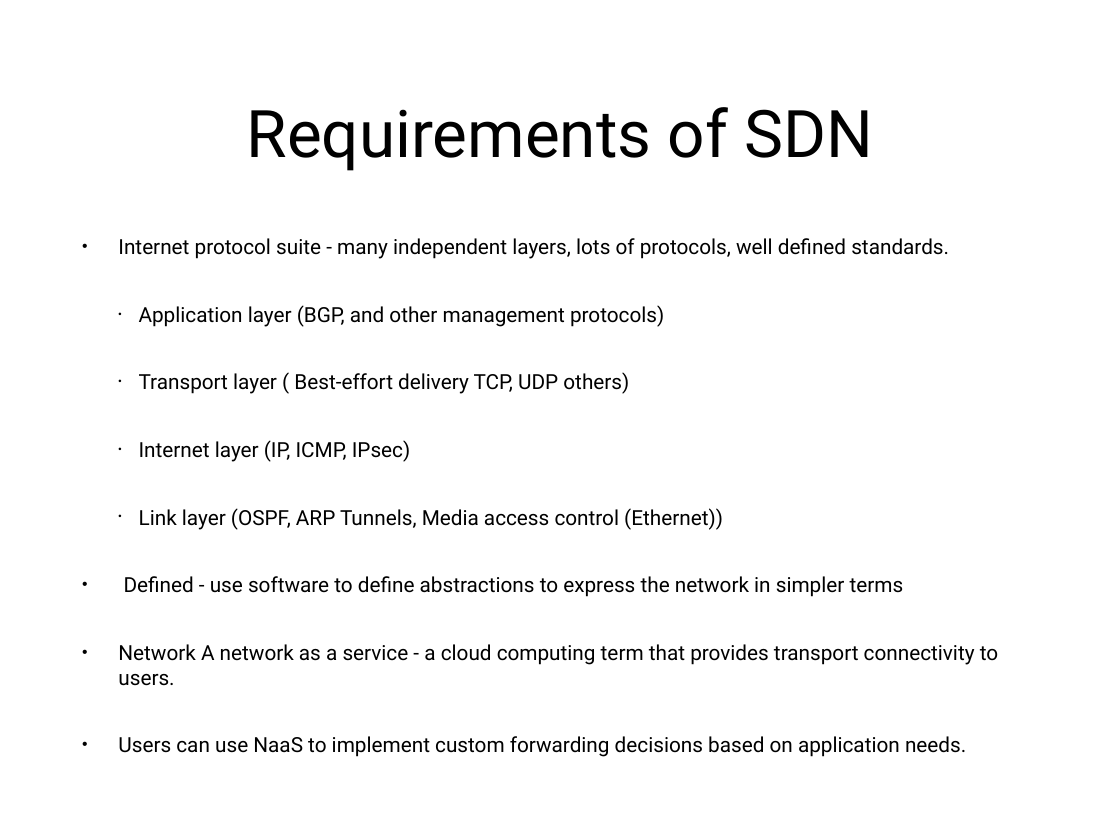
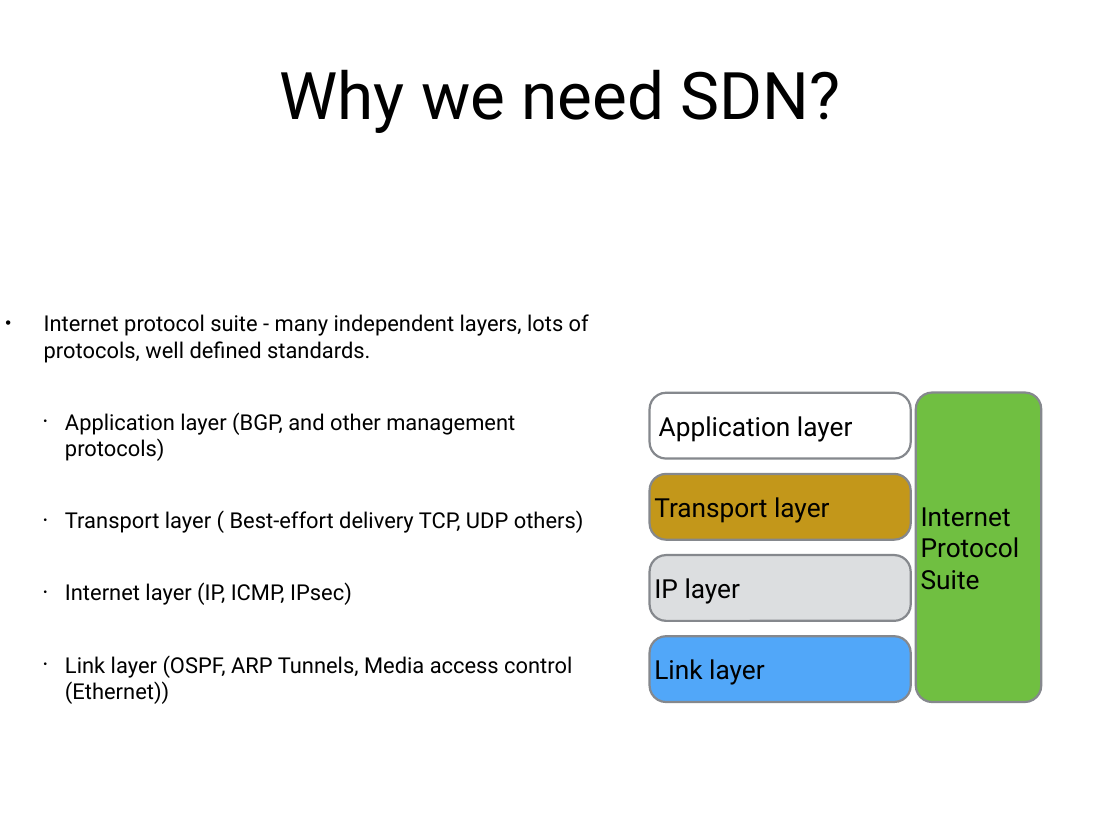
Before and after one commit to nickkaranatsios/ruby-utils, a slide deck: slide 4 of docs/sdn-lecture-notes.pptx (slide 3 before the commit). Drawn at 1120x840 pixels with LibreOffice and Linux fonts; fonts in the diff are those of the drawing. Boxes give left, top, right and bottom in pixels: in the first picture for what was removed or moved away, otherwise in the second. Text is boxed around its words. In the diff, an @@ line names an element or a change of style, - is before the commit and + after.

```diff
--- a/docs/sdn-lecture-notes.pptx
+++ b/docs/sdn-lecture-notes.pptx
@@ title at (279, 69, 841, 133): text changed @@
-Requirements of SDN
+Why we need SDN?
@@ text "Internet protocol suite - many ...": place and size @@
-text "Internet protocol suite - many ..." at (118, 238, 998, 757)
+text "Internet protocol suite - many ..." at (44, 314, 589, 704)
@@ text "Internet protocol suite - many ..." at (44, 314, 589, 704): size 19 to 20 pt; indent changed; more space between paragraphs @@
@@ rounded rectangle added at (650, 393, 911, 459), outline #85888D 2 pt, 24 pt, text #000000 @@
+Application layer
@@ rounded rectangle added at (916, 392, 1041, 702), fill #70BF41, outline #85888D 2 pt, 24 pt, text #000000 @@
+Internet
+Protocol
+Suite
@@ rounded rectangle added at (650, 474, 911, 540), fill #C3971A, outline #85888D 2 pt, 24 pt, text #000000 @@
+Transport layer
@@ rounded rectangle added at (650, 555, 911, 621), fill #DCDEE0, outline #85888D 2 pt, 24 pt, text #000000 @@
+IP layer
@@ text at (118, 576, 998, 757): paragraphs removed @@
-• Defined - use software to define abstractions to express the network in simpler terms
-• Network A network as a service - a cloud computing term that provides transport connectivity to users.
-• Users can use NaaS to implement custom forwarding decisions based on application needs.
@@ rounded rectangle added at (650, 636, 911, 703), fill #51A7F9, outline #85888D 2 pt, 24 pt, text #000000 @@
+Link layer
```
Also in this commit, not shown: 3 other slides changed, 8 slides added, 2 slides removed.
